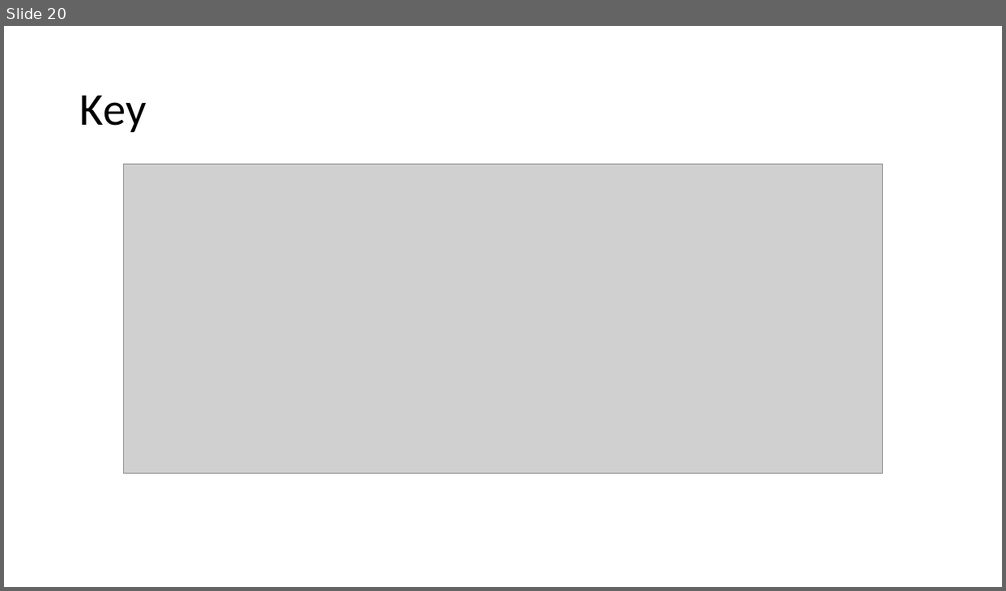
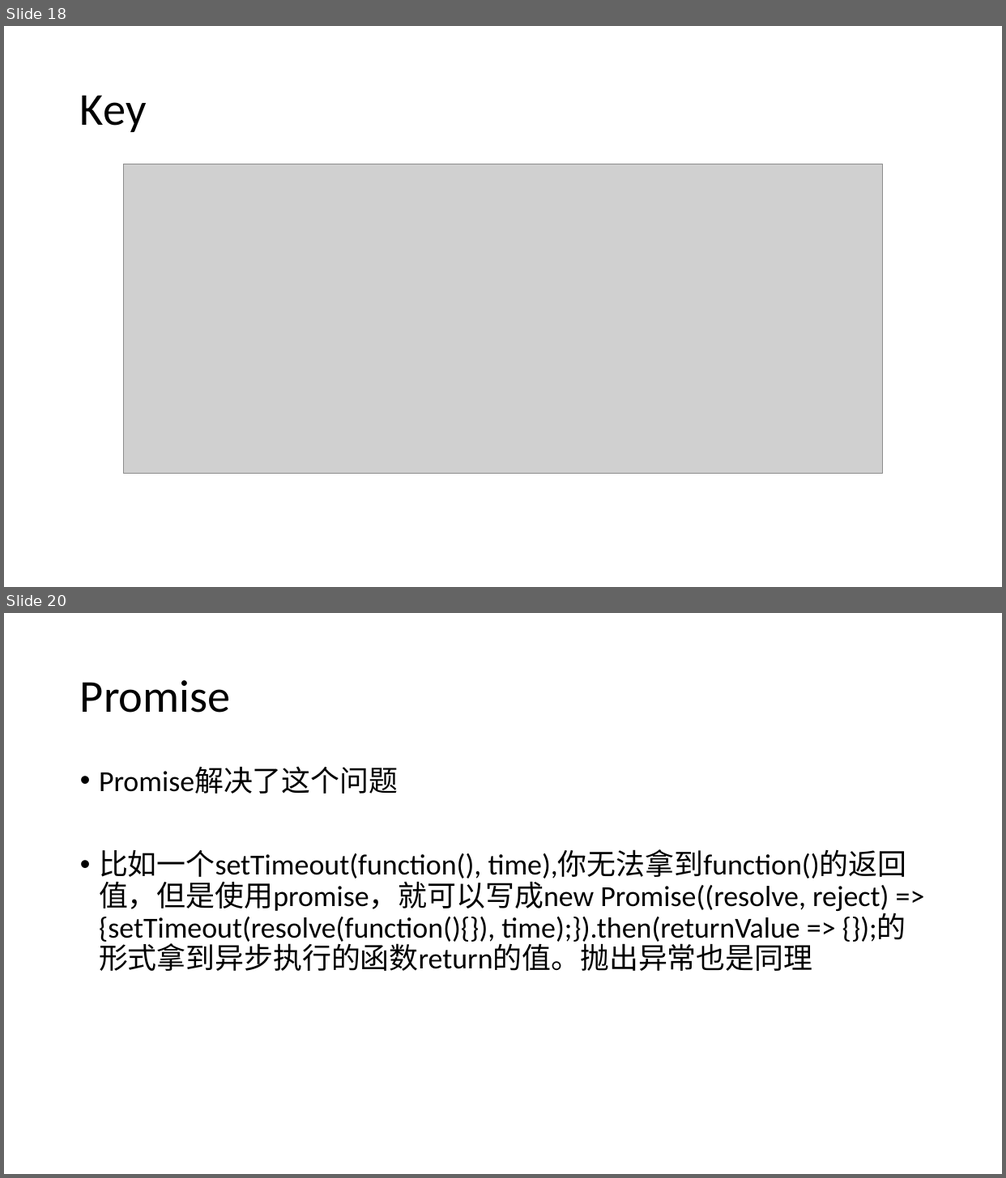
Before and after one commit to WHITE-ILMARE/Technique-Share, a slide deck: Deep Digging in Browser.pptx. Shown one above the other, each under a label of ours: slide 20 before the commit, slides 18 and 20 after it; the slides between them are not shown. The pictures are 1006x591 and 1006x1178 pixels, drawn with LibreOffice and Linux fonts; fonts in the diff are those of the drawing; grey boxes stand for pictures. Boxes give left, top, right and bottom in pixels: in the first picture for what was removed or moved away, otherwise in the second. Text is boxed around its words. In the diff, an @@ line names an element or a change of style, - is before the commit and + after.

```diff
--- a/Deep Digging in Browser.pptx
+++ b/Deep Digging in Browser.pptx
@@ slide 20 added at (x1=4, y1=613, x2=1002, y2=1174), background #FFFFFF @@
@@ title added at (x1=80, y1=680, x2=231, y2=713), 44 pt, text #000000 @@
+Promise
@@ text added at (x1=99, y1=767, x2=907, y2=971), 28 pt, text #000000 @@
+• Promise解决了这个问题
+• 比如一个setTimeout(function(), time),你无法拿到function()的返回值，但是使用promise，就可以写成new Promise((resolve, reject) => {setTimeout(resolve(function(){}), time);}).then(returnValue => {});的形式拿到异步执行的函数return的值。抛出异常也是同理
@@ what was slide 20 is now slide 18 @@
```
Also in this commit, not shown: 4 slides changed, 2 other slides added, 1 slide removed.
